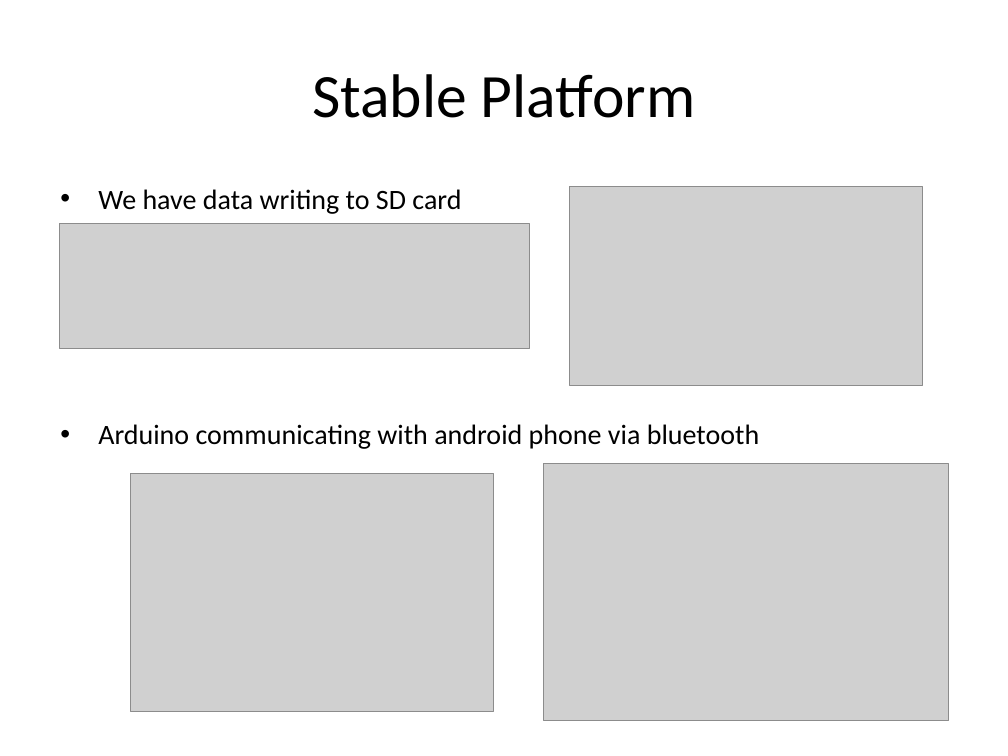
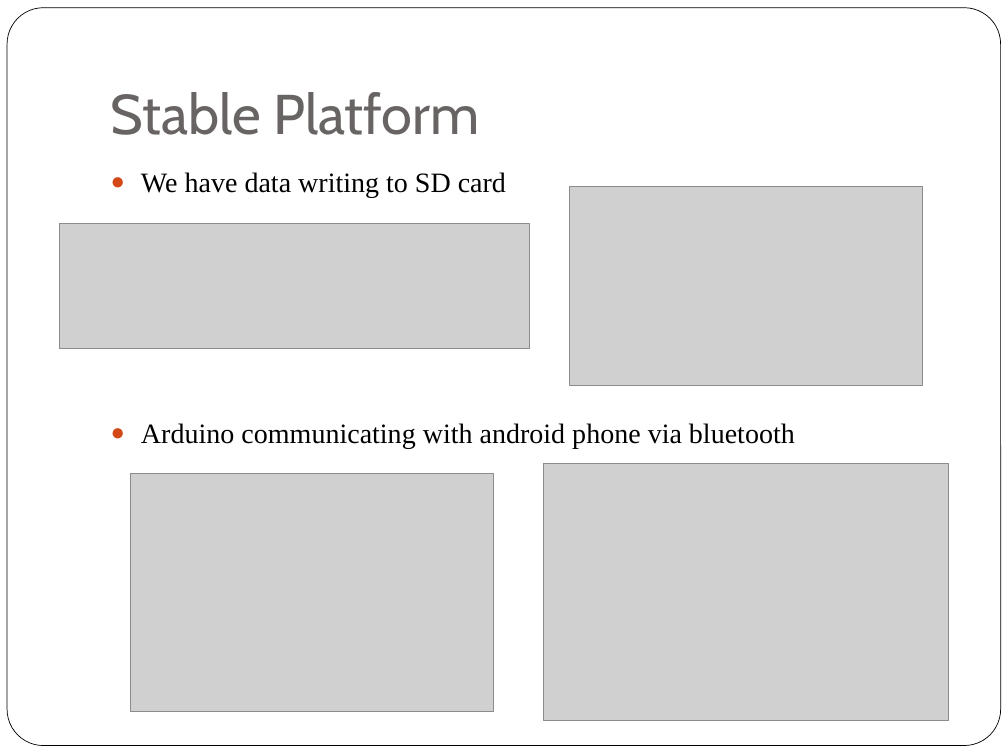
Before and after one commit to unverferthz/Project-2015, a slide deck: slide 10 of CZ Technical Defence.pptx (slide 8 before the commit). Drawn at 1008x756 pixels with LibreOffice and Linux fonts; fonts in the diff are those of the drawing; grey boxes stand for pictures. Boxes give left, top, right and bottom in pixels: in the first picture for what was removed or moved away, otherwise in the second. Text is boxed around its words. In the diff, an @@ line names an element or a change of style, - is before the commit and + after.

```diff
--- a/CZ Technical Defence.pptx
+++ b/CZ Technical Defence.pptx
@@ rounded rectangle added at box(7, 8, 1001, 746), fill #FFFFFF, outline #000000 0.5 pt @@
@@ title "Stable Platform": place and size @@
-title "Stable Platform" at box(312, 74, 695, 118)
+title "Stable Platform" at box(111, 92, 479, 135)
@@ title "Stable Platform" at box(111, 92, 479, 135): size 44 to 40 pt, font Calibri to Cabin, text colour #000000 to #696464; alignment centre to left; vertical alignment middle to bottom @@
@@ text "We have data writing to ...": place and size @@
-text "We have data writing to ..." at box(98, 189, 759, 449)
+text "We have data writing to ..." at box(141, 172, 795, 448)
@@ text "We have data writing to ..." at box(141, 172, 795, 448): font Calibri to Times New Roman; bullet • to ●; more space between paragraphs @@
```
Also in this commit, not shown: 7 other slides changed, 3 slides added, 1 slide removed, 1 other file.
